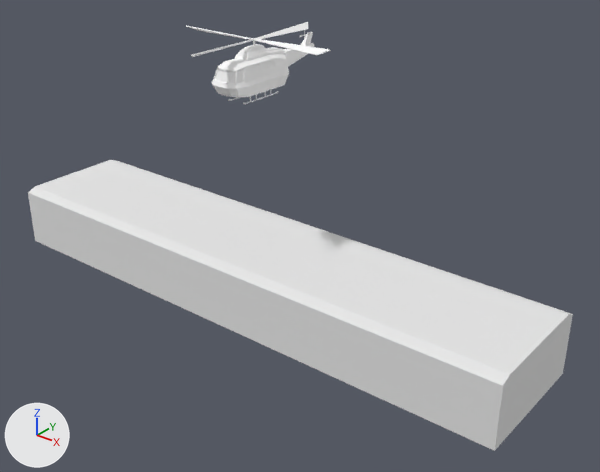
A saved change to the Blender file data/LibPlayer.blend.
Rendered twice from a 50 mm lens placed at (30.2, -33.9, 13.3), pointed at (2.8, 0.3, -8.0). Lighting does not change. The marker at lower left points along +X, +Y and +Z.

Objects in the first picture: 'Ground1Plane', 'Ground1Plane.001', 'Ground1Plane.002', 'Ground1Plane.003', 'Ground1Plane.004', 'Ground1Plane.005', 'Ground1Plane.006', 'Ground1Plane.007', 'Ground1Plane.008', 'Helicopter1', 'Helicopter1Blades1'.
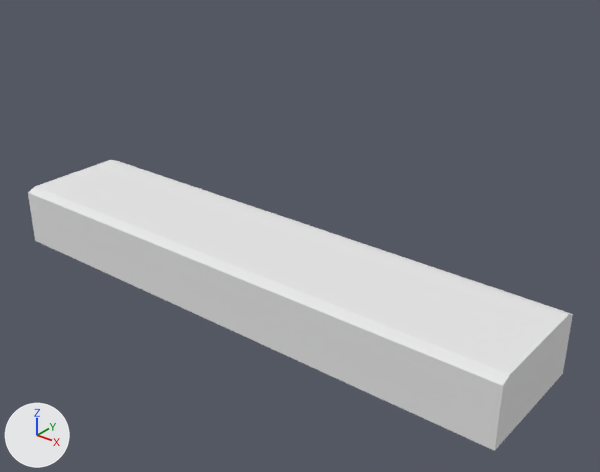
Changed parts and their boxes [x1, y1, x2, y2] in the pictures (600 x 472 px):
'Helicopter1', hidden
    before: [212, 32, 314, 104]
'Helicopter1Blades1', hidden
    before: [186, 22, 331, 57]
'Helicopter1Blades2', hidden
    before: [300, 30, 307, 38]

Edits to the bpy script that builds the scene:
```text
Change ob_helicopter1:
    add ob_helicopter1.hide_set(True)  # its collection is switched off
Change ob_helicopter1blades2:
    add ob_helicopter1blades2.hide_set(True)  # its collection is switched off
Change ob_helicopter1blades1:
    add ob_helicopter1blades1.hide_set(True)  # its collection is switched off
```
